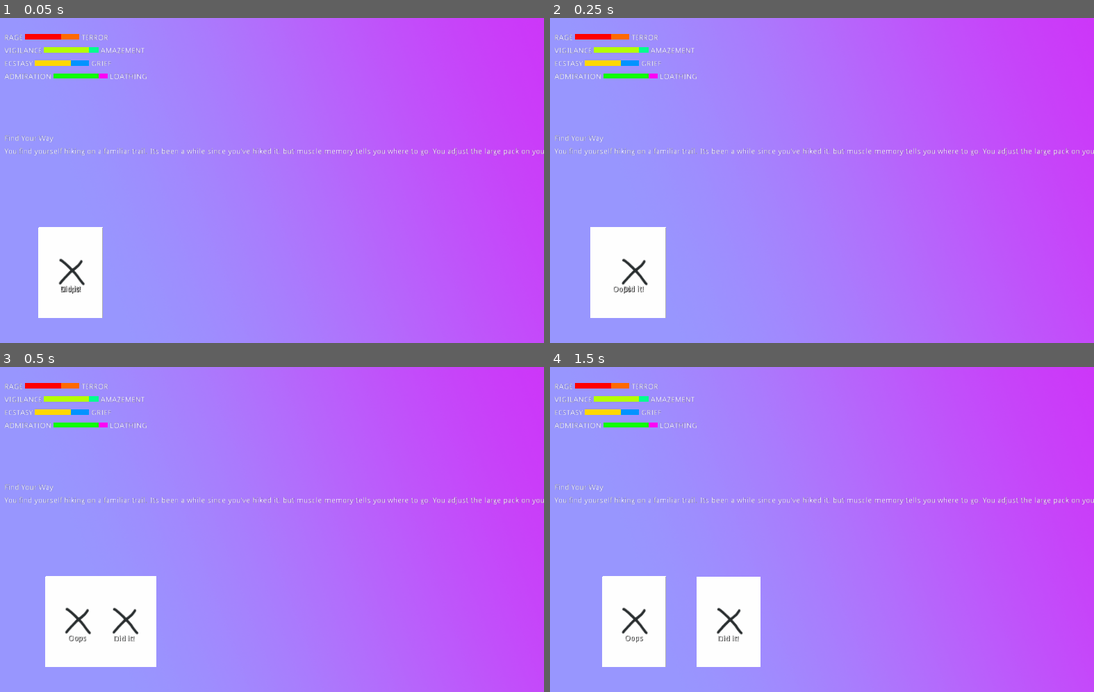
Above: before the commit, frames 1-4 (two rows, left to right).
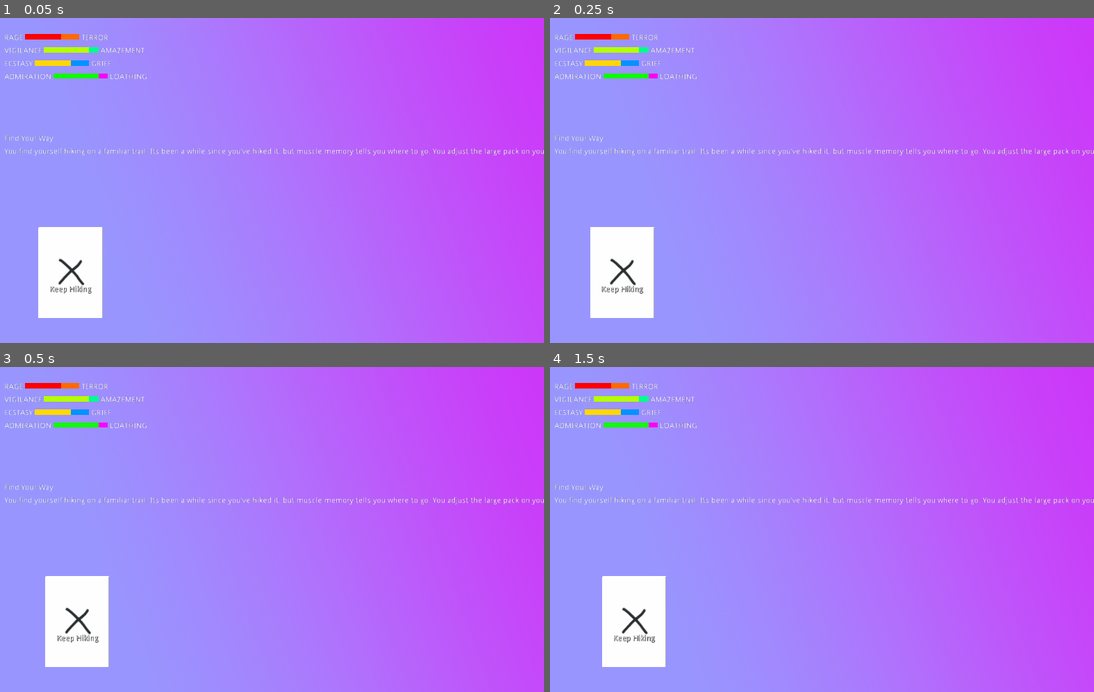
Above: after the commit, the same moments.

Repository: tVeratti/ludum-dare-49
Game: Godot game, scene res://main.tscn
The game is run twice, just before and just after one commit, with the same random seed, the same clock (stepped at 60 frames per second) and the same inputs.
Inputs (mouse positions are in pixels of both pictures, inside the frame that each line leads up to):
- Up to frame 1 (0.05 s): no input
- Up to frame 2 (0.25 s): no input
- Up to frame 3 (0.5 s): no input
- Up to frame 4 (1.5 s): move the mouse to (936, 513) at 0.52 s; click (936, 513) at 0.67 s; tap Enter at 1.25 s; move the mouse to (702, 545) at 1.27 s; click (702, 545) at 1.42 s

The runs differ from the first frame. In frame 1, 0.2% of the frame differs, in the area x 9-19%, y 64-93%; in frame 2, 1.0%; in frame 3, 2.6%; in frame 4, 3.4%, in the area x 11-39%, y 64-93%.

Commit message:
Added an actual card and actual outcomes - crushing it

Diff:
--- a/src/card/resources/cards/Did-it-1c.tres
+++ /dev/null
@@ -1,11 +0,0 @@
-[gd_resource type="Resource" load_steps=4 format=2]
-
-[ext_resource path="res://card/resources/outcomes/sample_outcome.tres" type="Resource" id=1]
-[ext_resource path="res://card/resources/outcomes/sample_outcome_2.tres" type="Resource" id=2]
-[ext_resource path="res://card/card.gd" type="Script" id=3]
-
-[resource]
-script = ExtResource( 3 )
-title = "Did it!"
-flavor_text = "With the wind at your back, you find your way to the campsite easily. It's just as you remember it."
-outcomes = [ ExtResource( 1 ), ExtResource( 2 ) ]
--- a/src/card/resources/cards/Ican't-1a.tres
+++ /dev/null
@@ -1,11 +0,0 @@
-[gd_resource type="Resource" load_steps=4 format=2]
-
-[ext_resource path="res://card/resources/outcomes/sample_outcome_2.tres" type="Resource" id=1]
-[ext_resource path="res://card/resources/outcomes/sample_outcome.tres" type="Resource" id=2]
-[ext_resource path="res://card/card.gd" type="Script" id=3]
-
-[resource]
-script = ExtResource( 3 )
-title = "I Can't!"
-flavor_text = "The crying turns to sobbing, and you know your dad was right. What made you think you could do this alone? You can't do anything."
-outcomes = [ ExtResource( 2 ), ExtResource( 1 ) ]
--- /dev/null
+++ b/src/card/resources/cards/Keep_Hiking.tres
@@ -0,0 +1,12 @@
+[gd_resource type="Resource" load_steps=5 format=2]
+
+[ext_resource path="res://card/card.gd" type="Script" id=1]
+[ext_resource path="res://card/resources/outcomes/Keep_Hiking_Outcome_2.tres" type="Resource" id=2]
+[ext_resource path="res://card/resources/outcomes/Keep_Hiking_Outcome_1.tres" type="Resource" id=3]
+[ext_resource path="res://card/resources/outcomes/Keep_Hiking_Outcome_3.tres" type="Resource" id=4]
+
+[resource]
+script = ExtResource( 1 )
+title = "Keep Hiking"
+flavor_text = ""
+outcomes = [ ExtResource( 3 ), ExtResource( 2 ), ExtResource( 4 ) ]
--- a/src/card/resources/cards/Oops-1a.tres
+++ /dev/null
@@ -1,11 +0,0 @@
-[gd_resource type="Resource" load_steps=4 format=2]
-
-[ext_resource path="res://card/resources/outcomes/sample_outcome.tres" type="Resource" id=1]
-[ext_resource path="res://card/resources/outcomes/sample_outcome_2.tres" type="Resource" id=2]
-[ext_resource path="res://card/card.gd" type="Script" id=3]
-
-[resource]
-script = ExtResource( 3 )
-title = "Oops"
-flavor_text = "You've hiked past the campsite. Exhausted, you sit on a rock and cry. "
-outcomes = [ ExtResource( 1 ), ExtResource( 2 ) ]
--- /dev/null
+++ b/src/card/resources/outcomes/Keep_Hiking_Outcome_1.tres
@@ -0,0 +1,13 @@
+[gd_resource type="Resource" load_steps=2 format=2]
+
+[ext_resource path="res://card/outcome.gd" type="Script" id=1]
+
+[resource]
+script = ExtResource( 1 )
+title = "Oops"
+flavor_text = "You've hiked past the campsite. Exhausted, you sit on a rock and cry. "
+modifier_type = 7
+rage_terror = -1
+vigilance_amazement = 0
+ecstasy_grief = 1
+admiration_loathing = 0
--- /dev/null
+++ b/src/card/resources/outcomes/Keep_Hiking_Outcome_2.tres
@@ -0,0 +1,13 @@
+[gd_resource type="Resource" load_steps=2 format=2]
+
+[ext_resource path="res://card/outcome.gd" type="Script" id=1]
+
+[resource]
+script = ExtResource( 1 )
+title = "Nature's Neat"
+flavor_text = "With the wind at your back and the sun on your face, you hear birds singing all around. It feels serene."
+modifier_type = 4
+rage_terror = 0
+vigilance_amazement = 1
+ecstasy_grief = -1
+admiration_loathing = 0
--- /dev/null
+++ b/src/card/resources/outcomes/Keep_Hiking_Outcome_3.tres
@@ -0,0 +1,13 @@
+[gd_resource type="Resource" load_steps=2 format=2]
+
+[ext_resource path="res://card/outcome.gd" type="Script" id=1]
+
+[resource]
+script = ExtResource( 1 )
+title = "It's fine"
+flavor_text = "Thinking about why you left home, you trip on a rock and fall to the ground."
+modifier_type = 0
+rage_terror = -1
+vigilance_amazement = 0
+ecstasy_grief = 0
+admiration_loathing = 1
--- a/src/scenario/resources/Find_your_way_1.tres
+++ b/src/scenario/resources/Find_your_way_1.tres
@@ -1,12 +1,11 @@
-[gd_resource type="Resource" load_steps=4 format=2]
+[gd_resource type="Resource" load_steps=3 format=2]
 
 [ext_resource path="res://scenario/scenario.gd" type="Script" id=1]
-[ext_resource path="res://card/resources/cards/Oops-1a.tres" type="Resource" id=2]
-[ext_resource path="res://card/resources/cards/Did-it-1c.tres" type="Resource" id=3]
+[ext_resource path="res://card/resources/cards/Keep_Hiking.tres" type="Resource" id=2]
 
 [resource]
 script = ExtResource( 1 )
 title = "Find Your Way"
 flavor_text = "You find yourself hiking on a familiar trail. Its been a while since you've hiked it, but muscle memory tells you where to go. You adjust the large pack on your back and think."
 order = 0
-cards = [ ExtResource( 2 ), ExtResource( 3 ) ]
+cards = [ ExtResource( 2 ) ]
--- /dev/null
+++ b/src/scenario/resources/Make_Camp_2.tres
@@ -0,0 +1,20 @@
+[gd_resource type="Resource" load_steps=7 format=2]
+
+[ext_resource path="res://scenario/scenario.gd" type="Script" id=1]
+[ext_resource path="res://card/resources/cards/Oops-1a.tres" type="Resource" id=2]
+[ext_resource path="res://card/resources/outcomes/sample_outcome.tres" type="Resource" id=3]
+[ext_resource path="res://card/resources/outcomes/sample_outcome_2.tres" type="Resource" id=4]
+[ext_resource path="res://card/card.gd" type="Script" id=5]
+
+[sub_resource type="Resource" id=1]
+script = ExtResource( 5 )
+title = "Did it!"
+flavor_text = "With the wind at your back, you find your way to the campsite easily. It's just as you remember it."
+outcomes = [ ExtResource( 3 ), ExtResource( 4 ) ]
+
+[resource]
+script = ExtResource( 1 )
+title = "Make Camp"
+flavor_text = "You drop your pack and plop to the ground. You made it to the campsite. The hike from the car was much longer than you remember, and let's be honest...you're out of practice. "
+order = 1
+cards = [ ExtResource( 2 ), SubResource( 1 ) ]
